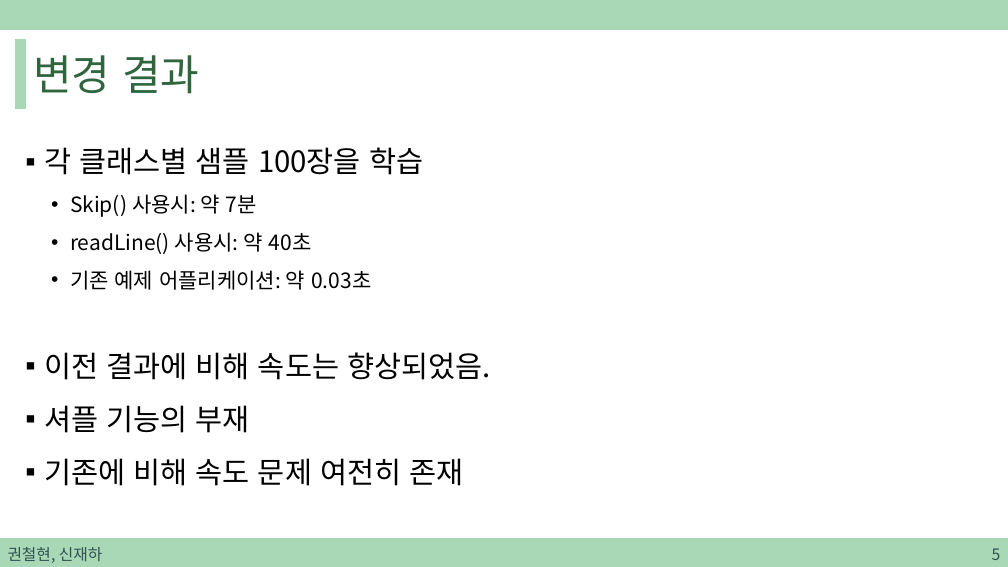
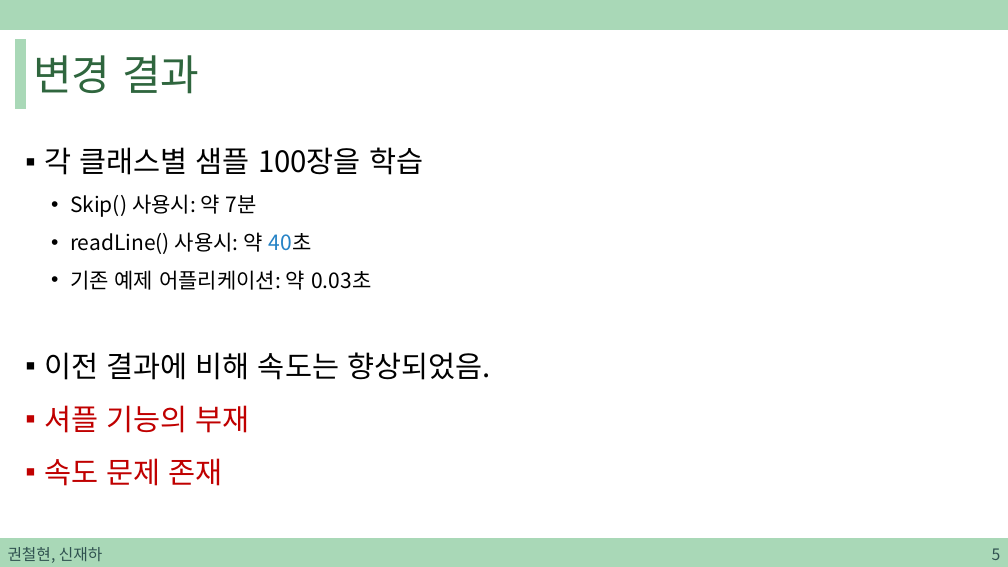
Before and after one commit to sjh4287/capston, a slide deck: slide 5 of 2022.02.18/권철현,신재하.pptx. Drawn at 1008x567 pixels with LibreOffice and Linux fonts; fonts in the diff are those of the drawing. Boxes give left, top, right and bottom in pixels: in the first picture for what was removed or moved away, otherwise in the second. Text is boxed around its words. In the diff, an @@ line names an element or a change of style, - is before the commit and + after.

```diff
--- a/2022.02.18/권철현,신재하.pptx
+++ b/2022.02.18/권철현,신재하.pptx
@@ text at [44, 232, 312, 433]: text colour #000000 to #2683C6 in "40초"; text colour #000000 to #C00000 in "셔플 기능의 부재" @@
@@ text at [44, 458, 223, 486]: text changed; text colour #000000 to #C00000 @@
-▪ 기존에 비해 속도 문제 여전히 존재
+▪ 속도 문제 존재
```
Also in this commit, not shown: 2 other slides changed, 5 slides added.
